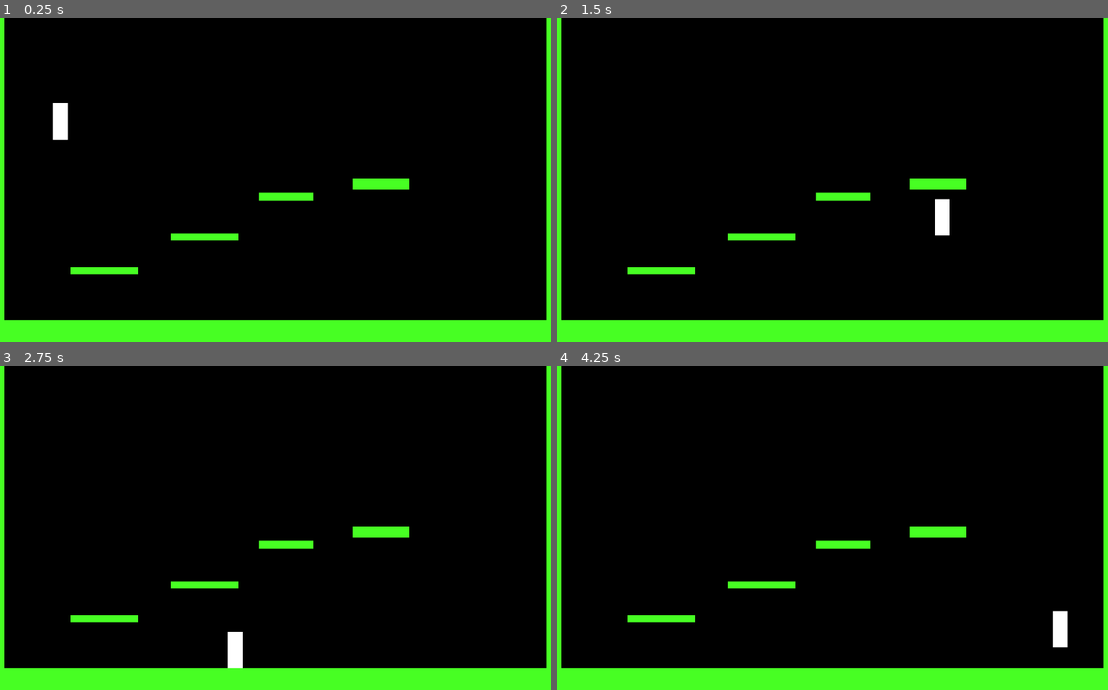
Above: before the commit, frames 1-4 (two rows, left to right).
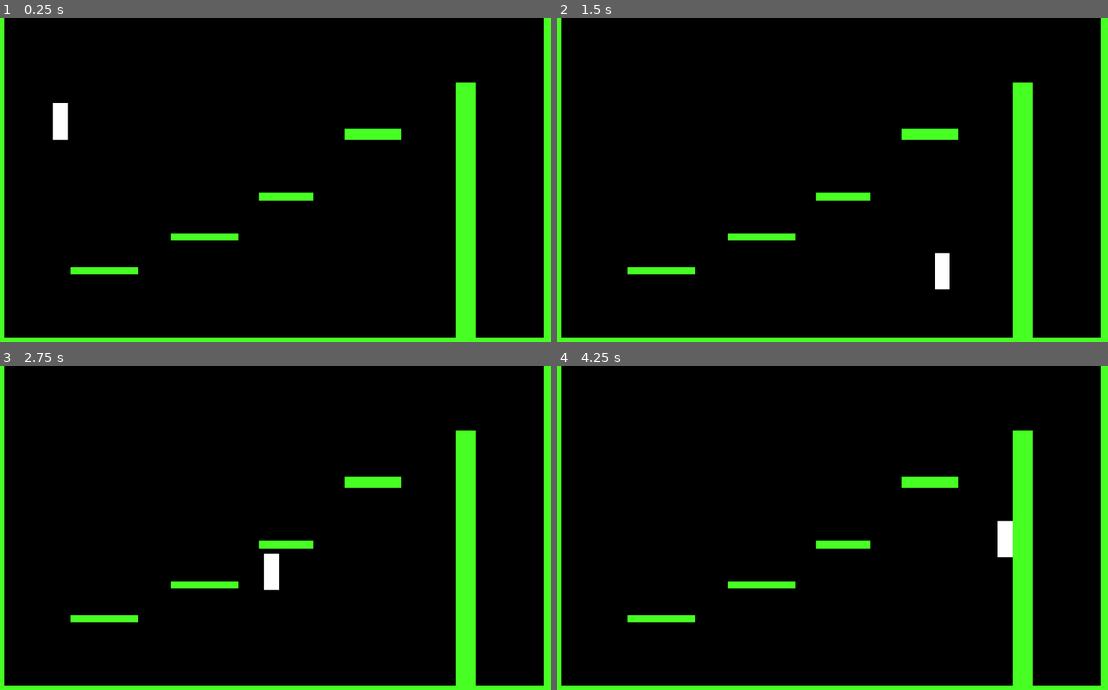
Above: after the commit, the same moments.

Repository: Afeef-ir/arcade01
Game: Godot game, scene res://scenes/game.tscn
Two runs of this game, one before a commit and one after it. Both use one fixed random seed, a clock stepped at 60 frames per second and the inputs below.
Inputs:
- Up to frame 1 (0.25 s): no input
- Up to frame 2 (1.5 s): tap Enter at 0.5 s; hold Shift (fast) 0.53-1.28 s; hold D (move right) from 0.53 s (still down); tap Space (jump) at 0.77, 0.8, 1.07, 1.35 s
- Up to frame 3 (2.75 s): tap Space (jump) at 1.52, 1.82, 2.3 s; tap Shift (fast) at 1.55 s; release D (move right) at 2.03 s; hold A (move left) from 2.03 s (still down); hold Shift (fast) from 2.03 s (still down)
- Up to frame 4 (4.25 s): release A (move left) at 2.78 s; release Shift (fast) at 2.78 s; hold D (move right) from 2.78 s (still down); tap Shift (fast) at 2.85 s; tap Space (jump) at 3.02, 3.32, 3.6, 3.77, 4.07 s

The runs differ from the first frame. In frame 1, 9.2% of the frame differs, in the area x 0-100%, y 0-99%; in frame 2, 9.8%; in frame 3, 9.9%; in frame 4, 9.9%.

Commit message:
Added wall jump

Diff:
--- a/scenes/game.tscn
+++ b/scenes/game.tscn
@@ -24,17 +24,21 @@
 scale = Vector2(2.69036, -2.91271)
 
 [node name="platform3" parent="level" instance=ExtResource("3_lbhrr")]
-position = Vector2(786, 330)
+position = Vector2(770, 231)
 scale = Vector2(2.79771, 4.06059)
 
 [node name="ground" parent="level" instance=ExtResource("3_lbhrr")]
-position = Vector2(555, 634)
+position = Vector2(555, 669)
 scale = Vector2(32.584, 12.3814)
 
 [node name="wall1" parent="level" instance=ExtResource("3_lbhrr")]
-position = Vector2(-47, 405)
-scale = Vector2(4.3021, 180.322)
+position = Vector2(-47, 140)
+scale = Vector2(4.302, 200)
+
+[node name="wall3" parent="level" instance=ExtResource("3_lbhrr")]
+position = Vector2(954, 458)
+scale = Vector2(1, 120)
 
 [node name="wall2" parent="level" instance=ExtResource("3_lbhrr")]
-position = Vector2(1200, 405)
-scale = Vector2(4.3021, 180.322)
+position = Vector2(1195, 122)
+scale = Vector2(4.302, 200)
--- a/scripts/player.gd
+++ b/scripts/player.gd
@@ -1,39 +1,41 @@
 extends CharacterBody2D
 
-
-const SPEED = 400.0
-const JUMP_VELOCITY = -950.0
+const SPEED:float = 400.0
+const JUMP_VELOCITY:float = -950.0
+const WALL_JUMP_VELOCITY:float = 1000.0
+const WALL_FACTOR:float = 0.75
+const GRAVITY_SCALE:float = 2.5
+const MAX_JUMPS:int = 2
+const SPRINT_SCALE:float = 2.0
 
 var jumps_left:int = 0
 
-const total_jumps :int= 2
-
 func _physics_process(delta: float) -> void:
-	# Add the gravity.
-	if not is_on_floor():
-		velocity += get_gravity() * delta * 2.5
-
-	# Handle jump.
 
 	if is_on_floor():
-		jumps_left=total_jumps
+		jumps_left = MAX_JUMPS
+	else: # gravity
+		velocity += get_gravity() * delta * GRAVITY_SCALE # v = u + at
 
-	if Input.is_action_just_pressed("jump"):
-		if jumps_left>0:
+	if is_on_wall():
+		if Input.is_action_just_pressed("jump"):
+			velocity.x = WALL_JUMP_VELOCITY * get_wall_normal().x
 			velocity.y = JUMP_VELOCITY
-			jumps_left -=1
+		else:
+			velocity.y *= WALL_FACTOR
+	else:
+		# Get the input direction for horizontal movement
+		var horizontal_input := Input.get_axis("move left" , "move right") # between -1 to 1
+		if horizontal_input:
+			velocity.x = horizontal_input * SPEED # -SPEED to SPEED
+			if Input.is_action_pressed("fast"):
+				velocity.x *= SPRINT_SCALE
+		else: # no horizontal input
+			velocity.x = 0.0
 
+		if Input.is_action_just_pressed("jump"):
+			if jumps_left > 0:
+				velocity.y = JUMP_VELOCITY
+				jumps_left -= 1
 
-
-
-
-	# Get the input direction and handle the movement/deceleration.
-	# As good practice, you should replace UI actions with custom gameplay actions.
-	var direction := Input.get_axis("move left" , "move right")
-	if direction:
-		velocity.x = direction * SPEED
-	else:
-		velocity.x = move_toward(velocity.x, 0, SPEED)
-	if direction and Input.is_action_pressed("fast"):
-		velocity.x= direction * SPEED * 2.0
 	move_and_slide()
